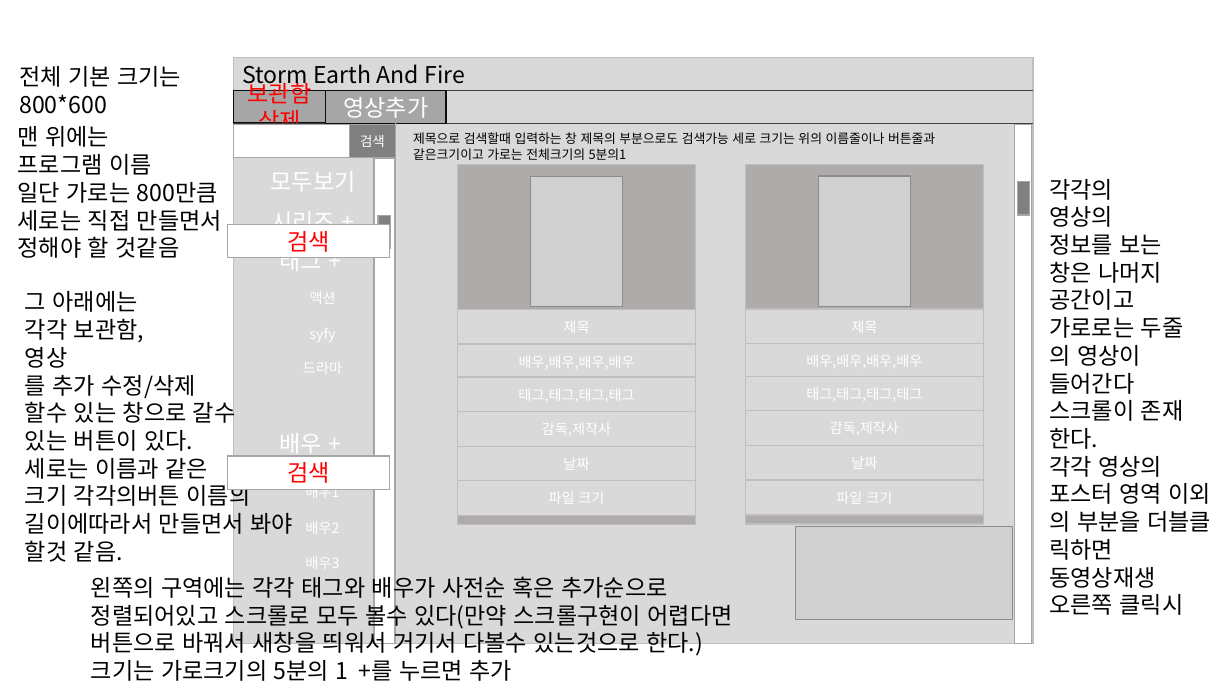
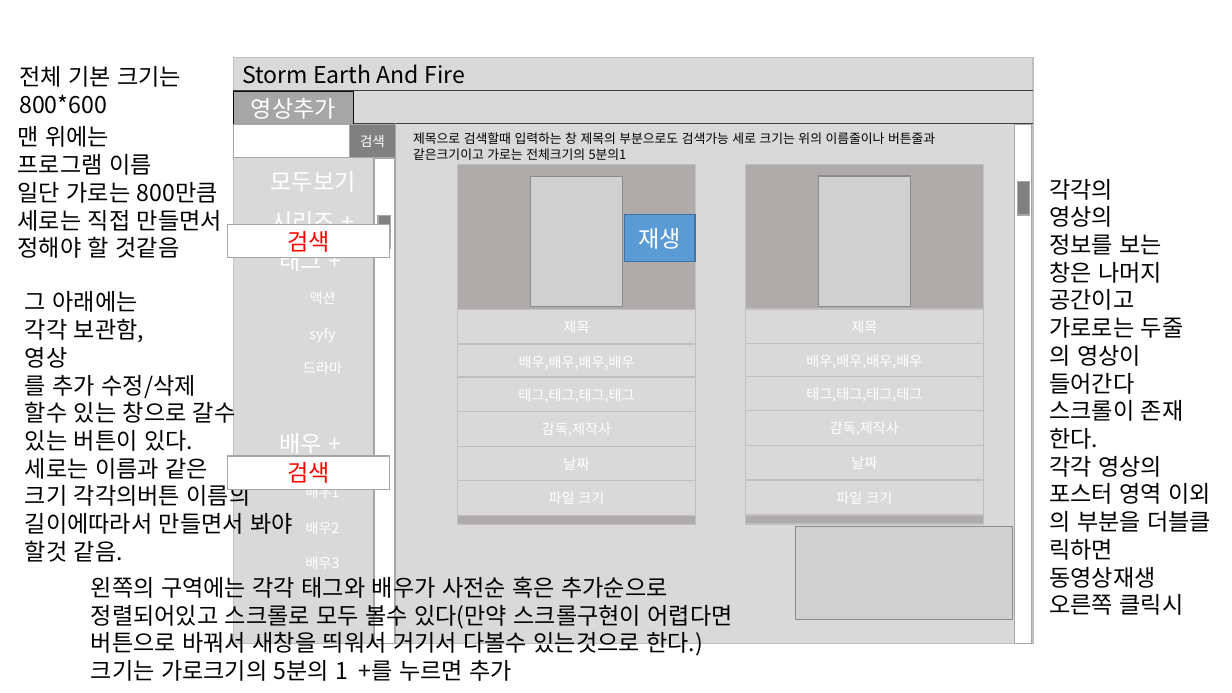
Before and after one commit to LethalSun/dbbasicFinalproject, a slide deck: slide 12 of db프로젝트동영상.pptx [자동 저장].pptx. Drawn at 1232x693 pixels with LibreOffice and Linux fonts; fonts in the diff are those of the drawing; grey boxes stand for pictures. Boxes give left, top, right and bottom in pixels: in the first picture for what was removed or moved away, otherwise in the second. Text is boxed around its words. In the diff, an @@ line names an element or a change of style, - is before the commit and + after.

```diff
--- a/db프로젝트동영상.pptx [자동 저장].pptx
+++ b/db프로젝트동영상.pptx [자동 저장].pptx
@@ rectangle "영상추가": place and size @@
-rectangle "영상추가" at box(325, 91, 445, 123)
+rectangle "영상추가" at box(233, 91, 353, 124)
@@ rectangle removed at box(233, 91, 325, 123) @@
-보관함삭제
@@ rectangle added at box(625, 215, 695, 262), fill #5B9BD5, outline #43739E 1 pt, 18 pt, text #FFFFFF @@
+재생
```
